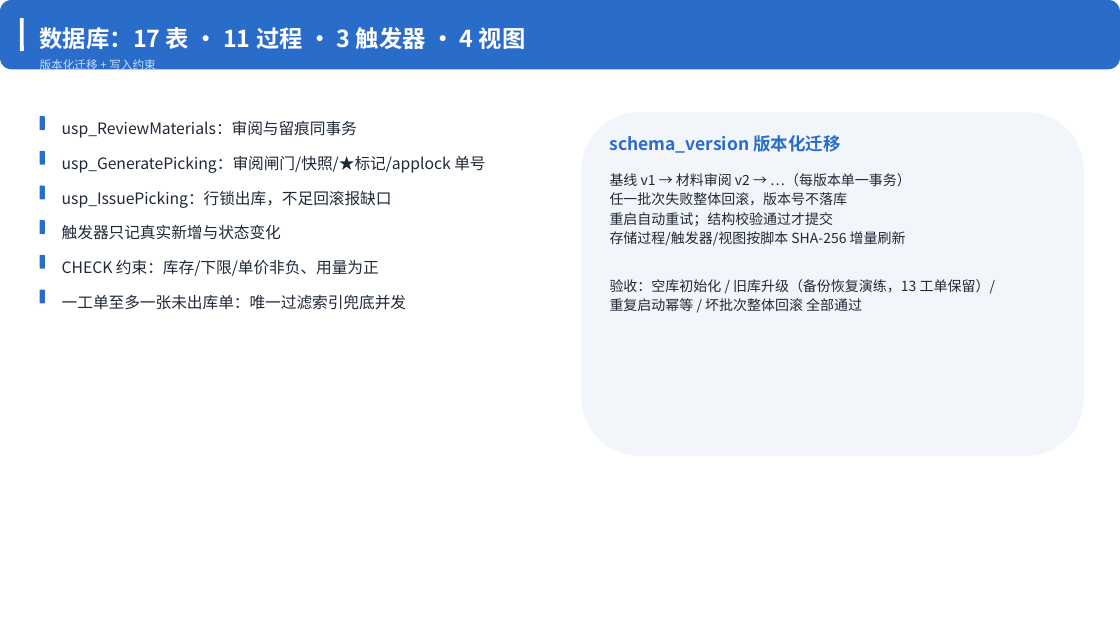
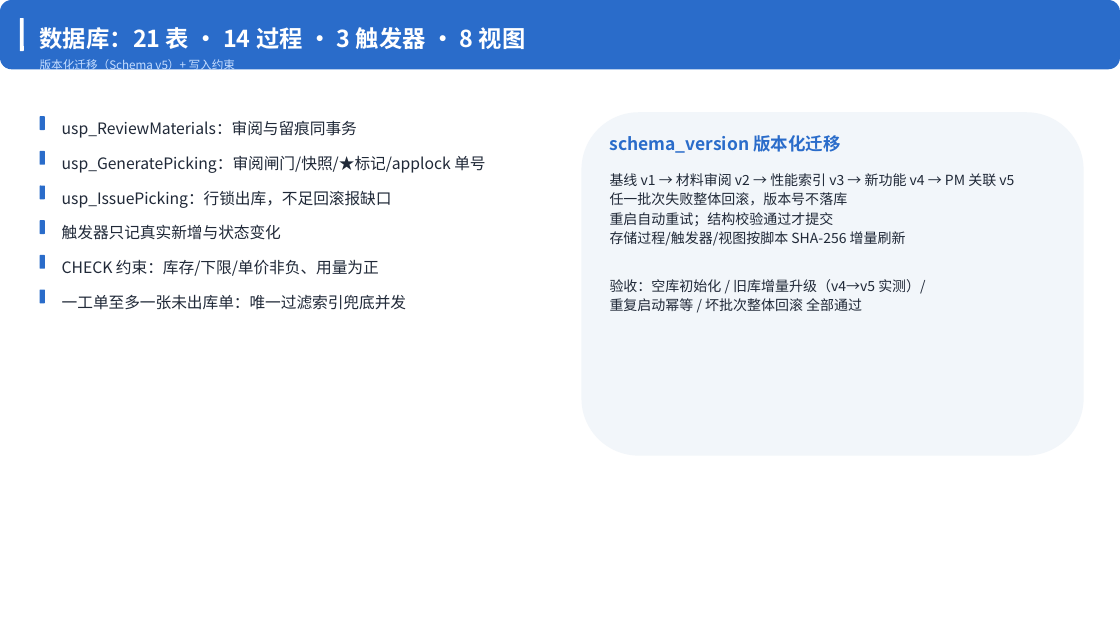
Before and after one commit to yq6666-66/IndustrialRepair, a slide deck: slide 4 of docs/答辩_工业维修智能化零件分配平台.pptx. Drawn at 1120x629 pixels with LibreOffice and Linux fonts; fonts in the diff are those of the drawing. Boxes give left, top, right and bottom in pixels: in the first picture for what was removed or moved away, otherwise in the second. Text is boxed around its words. In the diff, an @@ line names an element or a change of style, - is before the commit and + after.

```diff
--- a/docs/答辩_工业维修智能化零件分配平台.pptx
+++ b/docs/答辩_工业维修智能化零件分配平台.pptx
@@ text at <box>40,27,526,49</box>: text changed @@
-数据库：17 表 · 11 过程 · 3 触发器 · 4 视图
+数据库：21 表 · 14 过程 · 3 触发器 · 8 视图
@@ text at <box>40,59,236,72</box>: text changed @@
-版本化迁移 + 写入约束
+版本化迁移（Schema v5）+ 写入约束
@@ text at <box>610,173,1014,186</box>: text changed @@
-基线 v1 → 材料审阅 v2 → …（每版本单一事务）
+基线 v1 → 材料审阅 v2 → 性能索引 v3 → 新功能 v4 → PM 关联 v5
@@ text at <box>610,279,925,294</box>: text changed @@
-验收：空库初始化 / 旧库升级（备份恢复演练，13 工单保留）/
+验收：空库初始化 / 旧库增量升级（v4→v5 实测）/
```
Also in this commit, not shown: 4 other slides changed, 3 other files.
